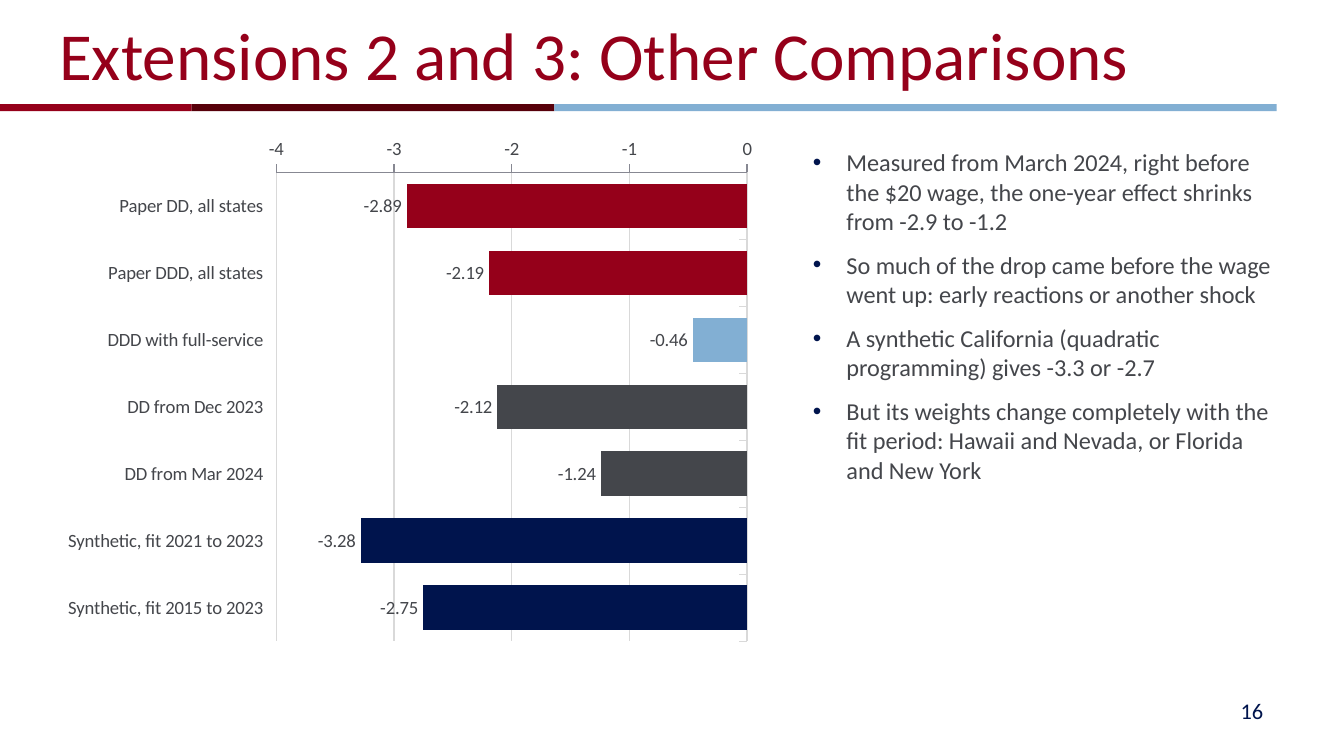
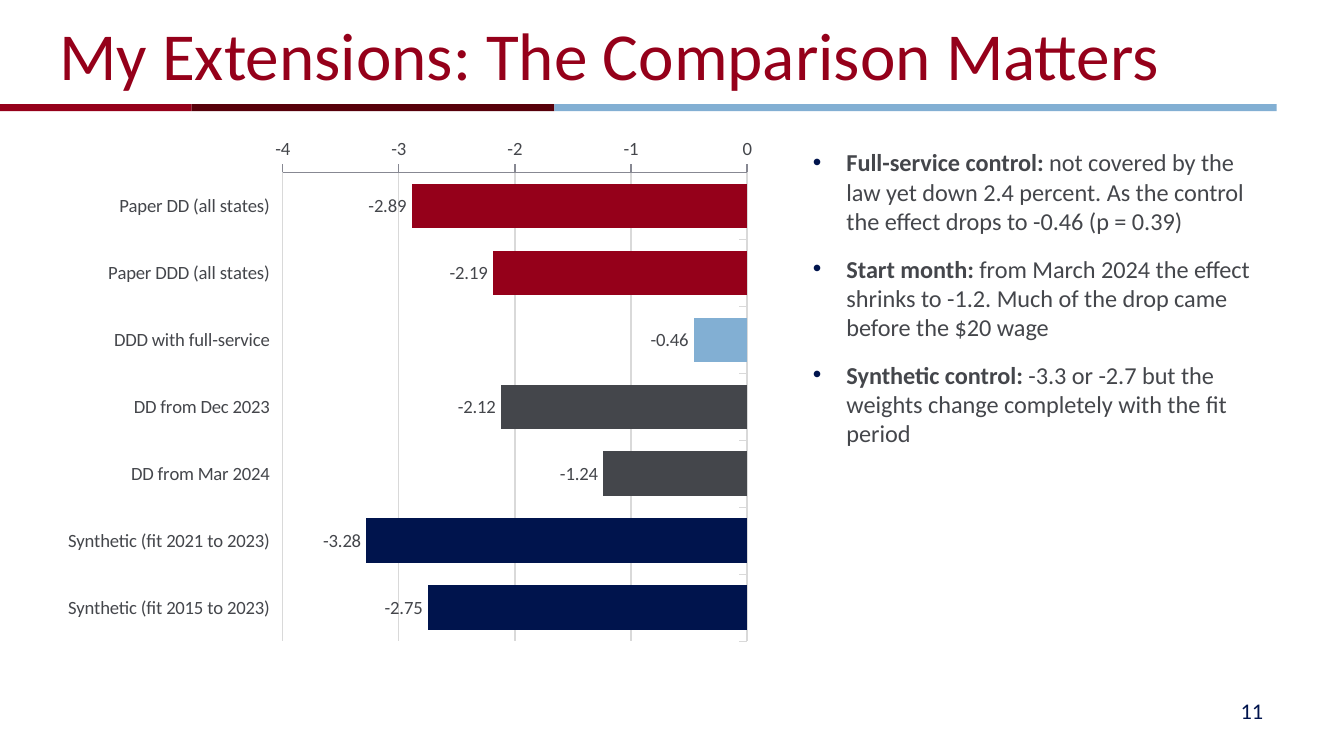
Before and after one commit to NitinLodha2812/stat5200-fastfood-replication, a slide deck: slide 11 of presentation/replication_presentation.pptx (slide 16 before the commit). Drawn at 1344x756 pixels with LibreOffice and Linux fonts; fonts in the diff are those of the drawing; background and template pictures are left out. Boxes give left, top, right and bottom in pixels: in the first picture for what was removed or moved away, otherwise in the second. Text is boxed around its words. In the diff, an @@ line names an element or a change of style, - is before the commit and + after.

```diff
--- a/presentation/replication_presentation.pptx
+++ b/presentation/replication_presentation.pptx
@@ title at (x1=59, y1=33, x2=1159, y2=91): text changed @@
-Extensions 2 and 3: Other Comparisons
+My Extensions: The Comparison Matters
@@ bar chart at (x1=54, y1=128, x2=766, y2=652) @@
-categories: Paper DD, all states, Paper DDD, all states, DDD with full-service, DD from Dec 2023, DD from Mar 2024, Synthetic, fit 2021 to 2023, Synthetic, fit 2015 to 2023
+categories: Paper DD (all states), Paper DDD (all states), DDD with full-service, DD from Dec 2023, DD from Mar 2024, Synthetic (fit 2021 to 2023), Synthetic (fit 2015 to 2023)
@@ text at (x1=846, y1=154, x2=1250, y2=446): text changed @@
-• Measured from March 2024, right before the $20 wage, the one-year effect shrinks from -2.9 to -1.2
-• So much of the drop came before the wage went up: early reactions or another shock
-• A synthetic California (quadratic programming) gives -3.3 or -2.7
-• But its weights change completely with the fit period: Hawaii and Nevada, or Florida and New York
+• Full-service control: not covered by the law yet down 2.4 percent. As the control the effect drops to -0.46 (p = 0.39)
+• Start month: from March 2024 the effect shrinks to -1.2. Much of the drop came before the $20 wage
+• Synthetic control: -3.3 or -2.7 but the weights change completely with the fit period
@@ page number at (x1=1241, y1=704, x2=1264, y2=719): text changed @@
-16
+11
```
Also in this commit, not shown: 10 other slides changed, 5 slides removed, 2 other files.
